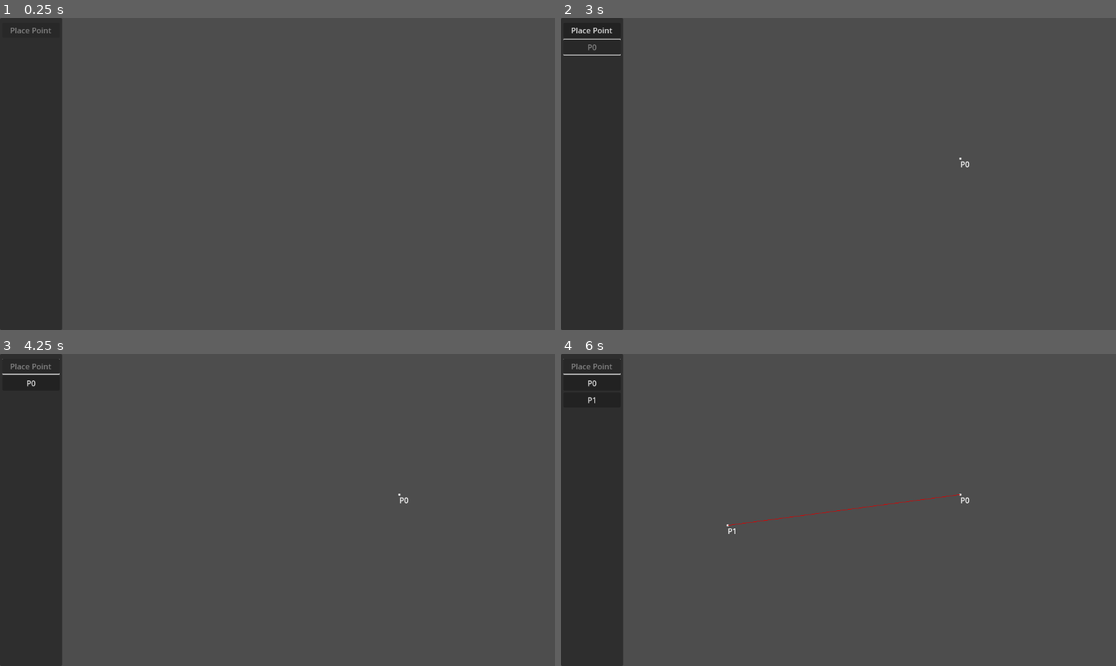
Above: before the commit, frames 1-4 (two rows, left to right).
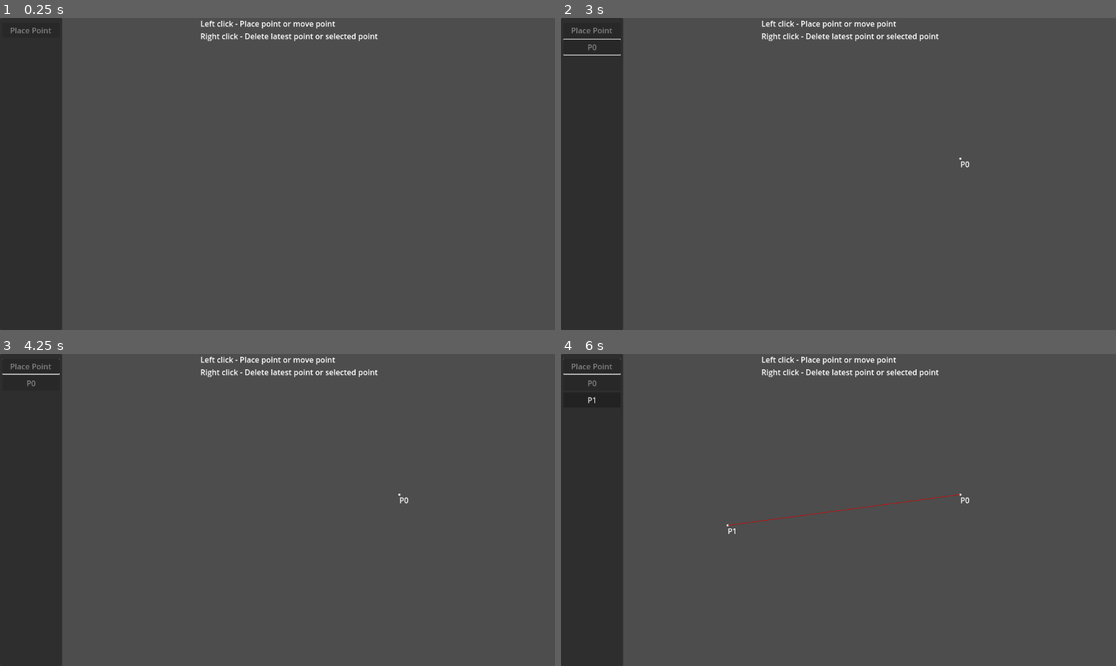
Above: after the commit, the same moments.

Repository: abderrahman504/Bezier-Curve-Tool
Game: Godot game, scene res://main.tscn
Same seed, same stepped clock (60 frames per second), same inputs: the game is played once before the commit and once after it.
Inputs (mouse positions are in pixels of both pictures, inside the frame that each line leads up to):
- Up to frame 1 (0.25 s): no input
- Up to frame 2 (3 s): tap Enter at 0.5 s; move the mouse to (960, 158) at 0.52 s; click (960, 158) at 0.67 s; click "P0" at 1.25 s; click "Place Point" at 2 s; click (594, 46) at 2.75 s, where only the run before the commit has a clickable "P0"
- Up to frame 3 (4.25 s): click (33, 366) at 3.5 s, where only the run before the commit has a clickable "Place Point"
- Up to frame 4 (6 s): click (594, 382) at 4.25 s, where only the run before the commit has a clickable "P0"; click (594, 366) at 5 s, where only the run before the commit has a clickable "Place Point"; tap Space at 5.75 s; move the mouse to (727, 525) at 5.77 s; click (727, 525) at 5.92 s

The runs differ from the first frame. In frame 1, 0.6% of the frame differs, in the area x 36-69%, y 0-8%; in frame 2, 0.6%, in the area x 1-69%, y 0-8%; in frame 3, 0.6%; in frame 4, 0.6%.

Commit message:
Fix crash when deleting point then selecting last point Also fixed bug when selecting several points in a row but and their buttons stay disabled.

Diff:
--- /dev/null
+++ b/ControButton.gd
@@ -0,0 +1,10 @@
+extends Button
+class_name ControlButton
+
+signal button_down_w_index(idx: int)
+
+func _ready():
+	button_down.connect(on_button_down)
+
+func on_button_down():
+	button_down_w_index.emit(get_index()-1)
--- a/Main.gd
+++ b/Main.gd
@@ -36,10 +36,10 @@
 	$BezierProcessor.update(points)
 
 func add_control_button():
-	var control_button: Button = Button.new()
+	var control_button: ControlButton = ControlButton.new()
 	control_button_cont.add_child(control_button)
 	control_button.text = "P" + str(control_points.size()-1)
-	control_button.button_down.connect(on_control_button_pressed.bind(control_points.size()-1))
+	control_button.button_down_w_index.connect(on_control_button_pressed)
 
 func on_right_click():
 	if control_points.size() == 0: return
@@ -63,10 +63,9 @@
 
 
 func on_control_button_pressed(idx: int):
-	print("button for point " + str(idx) + " pressed")
-	selected_point = idx
+	for child in control_button_cont.get_children():
+		child.disabled = false
 	control_button_cont.get_children()[idx+1].disabled = true
-	place_point_button.disabled = false
 
 func on_place_point_button_pressed():
 	control_button_cont.get_children()[selected_point+1].disabled = false
--- a/main.tscn
+++ b/main.tscn
@@ -51,3 +51,11 @@
 [node name="Line2D" type="Line2D" parent="BezierProcessor"]
 width = 1.0
 default_color = Color(0.862745, 0, 0, 1)
+
+[node name="Label" type="Label" parent="."]
+layout_mode = 0
+offset_left = 416.0
+offset_right = 822.0
+offset_bottom = 66.0
+text = "Left click - Place point or move point
+Right click - Delete latest point or selected point"
